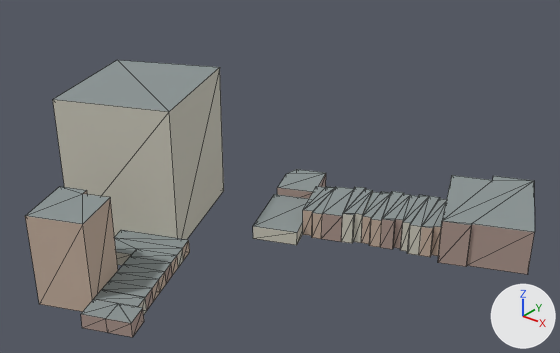
What one commit did to the glTF model game/assets/resources/districts/flushing/context--2--1.gltf.
Camera for both pictures: a camera (50 mm lens) standing at (-62.9, -89.3, 127.0) and looking at (-196.2, 77.3, 23.7). The lights are fixed; the arrows at lower right show +X, +Y and +Z. The picture after the commit comes second. Mesh edges are drawn as thin lines. Vertices at exactly the same position are counted once.

The first picture shows 'context--2--1'.
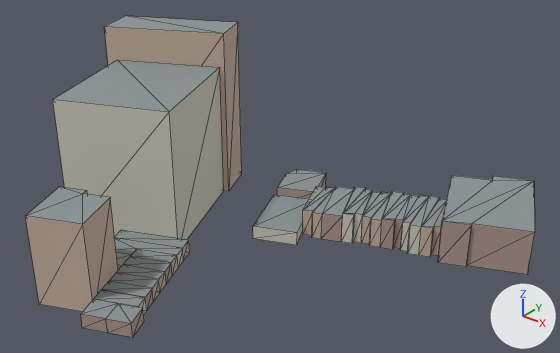
Changed parts and their boxes [x1, y1, x2, y2] in the pictures (560 x 353 px):
'context--2--1', reshaped (16% taller): before [25, 60, 535, 337]; after [25, 16, 535, 337]
part 1 of me_context__2__1, added: after [104, 16, 242, 191]

What changed in the scene script:
```text
Change me_context__2__1:
    used by ob_context__2__1; location = (0.0, 0.0, 0.0)
    remove me_context__2__1.from_pydata(...)  # 198 vertices, 319 faces; spans x -268.2..-127.6, y 9.5..142.1, z 0.0..46.5
    add me_context__2__1.from_pydata(...)  # 206 vertices, 329 faces; spans x -276.9..-127.6, y 9.5..142.1, z 0.0..57.9
    me_context__2__1 part 1
    8 vertices are added at x -276.9..-233.5, y 76.0..108.4, z 0.0..57.9
    8 new faces join them, mat_nyc_wall_0 (beige #c7b1a0)
    2 new faces join them, mat_nyc_roof (grey #8b9595)
```
